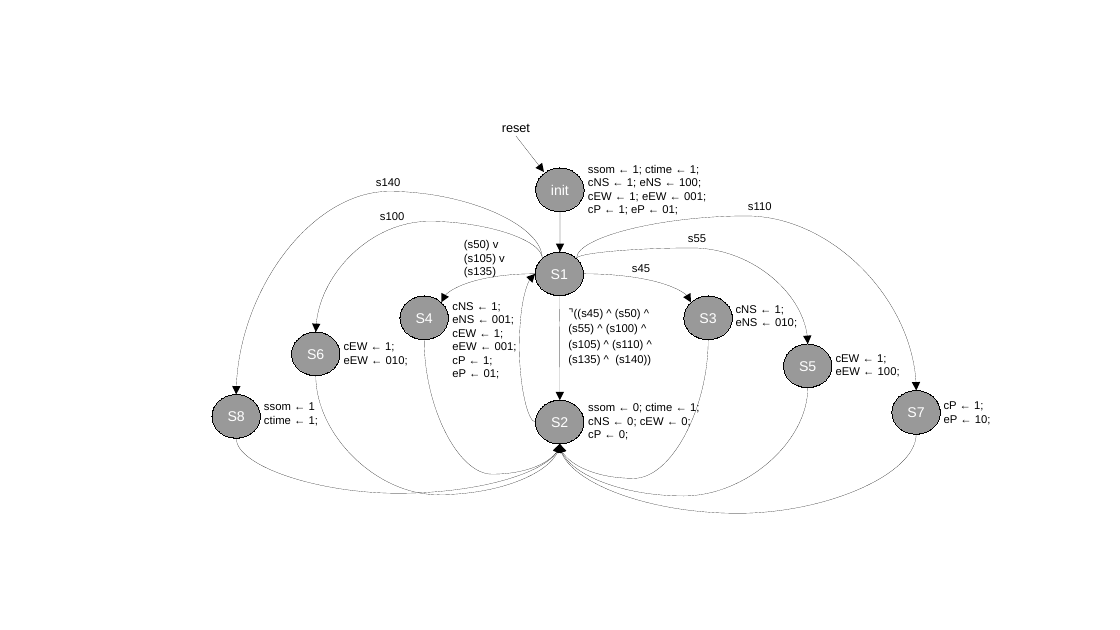
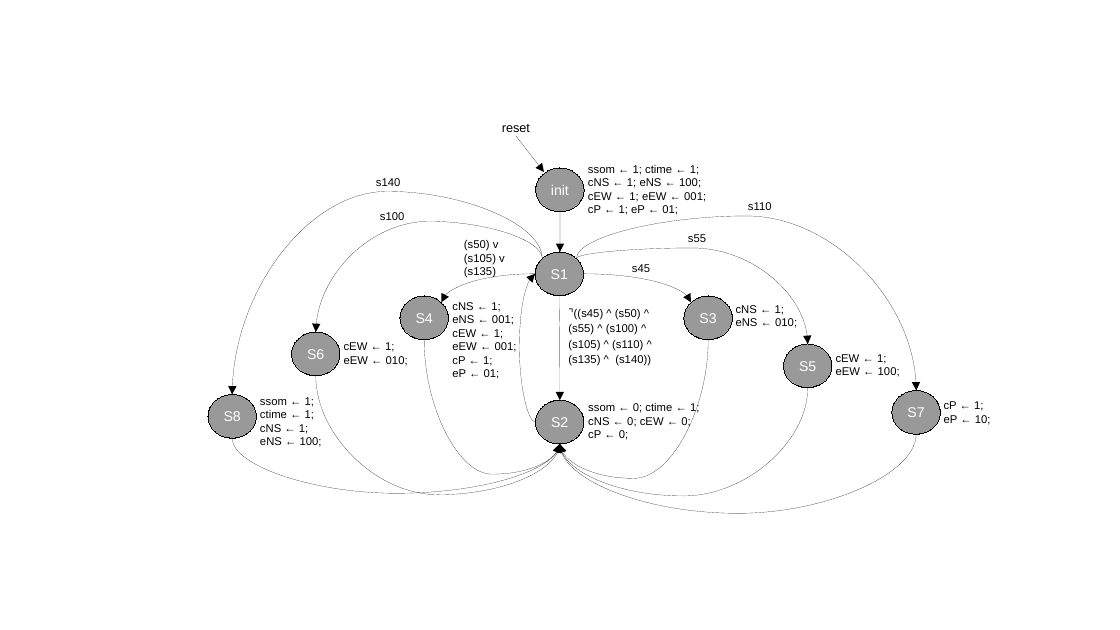
Before and after one commit to MatheusSchaly/--Old--INE5406-Sistemas-Digitais, a slide deck: slide 1 of Projeto_Semafaro/imagens/FSM/FSM.odp. Drawn at 1120x630 pixels with LibreOffice and Linux fonts; fonts in the diff are those of the drawing. Boxes give left, top, right and bottom in pixels: in the first picture for what was removed or moved away, otherwise in the second. Text is boxed around its words. In the diff, an @@ line names an element or a change of style, - is before the commit and + after.

```diff
--- a/Projeto_Semafaro/imagens/FSM/FSM.odp
+++ b/Projeto_Semafaro/imagens/FSM/FSM.odp
@@ curved arrow moved from (543, 258) - (236, 394) to (543, 258) - (233, 394) @@
@@ ellipse "S8": place and size @@
-ellipse "S8" at (212,394,261,438)
+ellipse "S8" at (208,394,257,438)
@@ title at (260,397,322,447): text changed @@
-ssom ← 1 ctime ← 1;
+ssom ← 1; ctime ← 1;
+cNS ← 1;
+eNS ← 100;
@@ curved arrow moved from (237, 438) - (560, 444) to (233, 438) - (560, 444) @@
```
Also in this commit, not shown: 7 other files.
